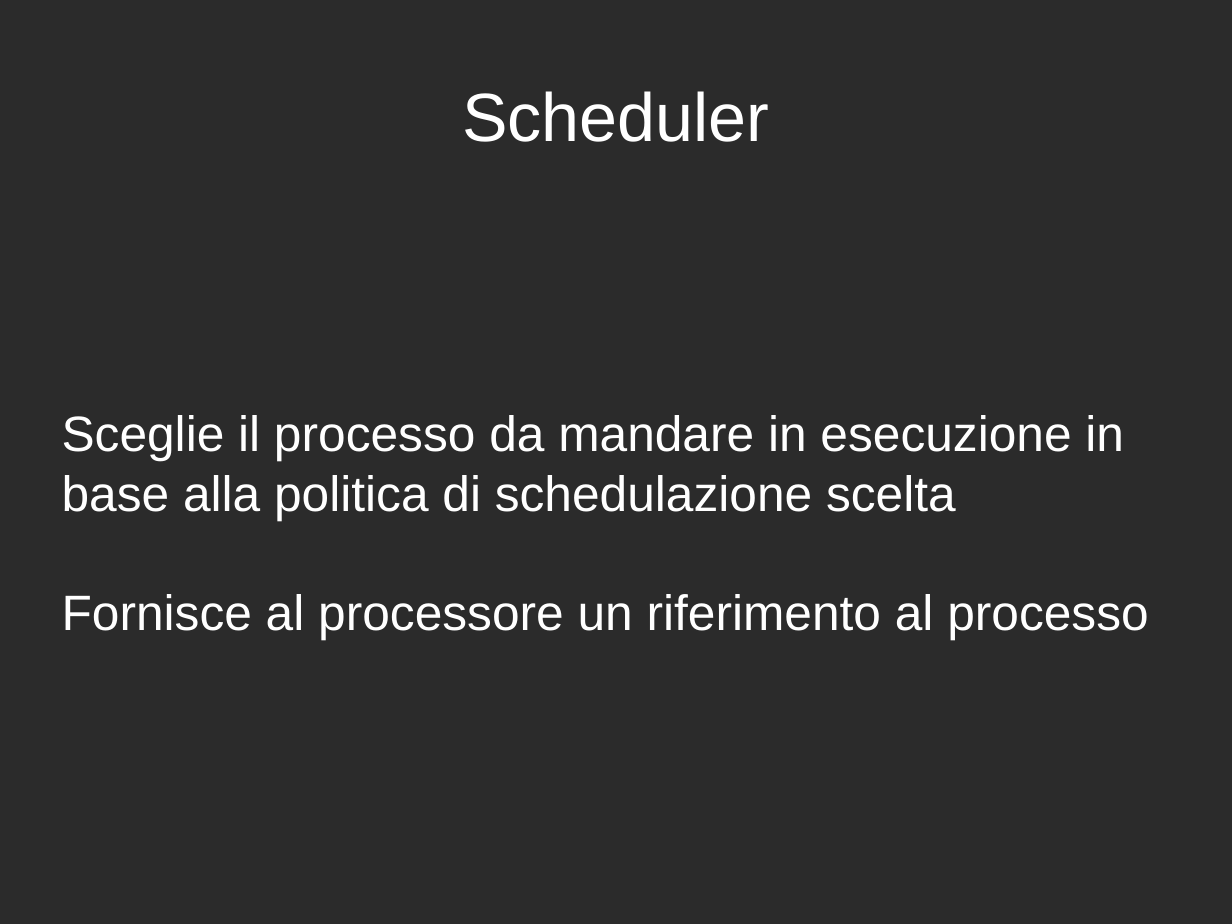
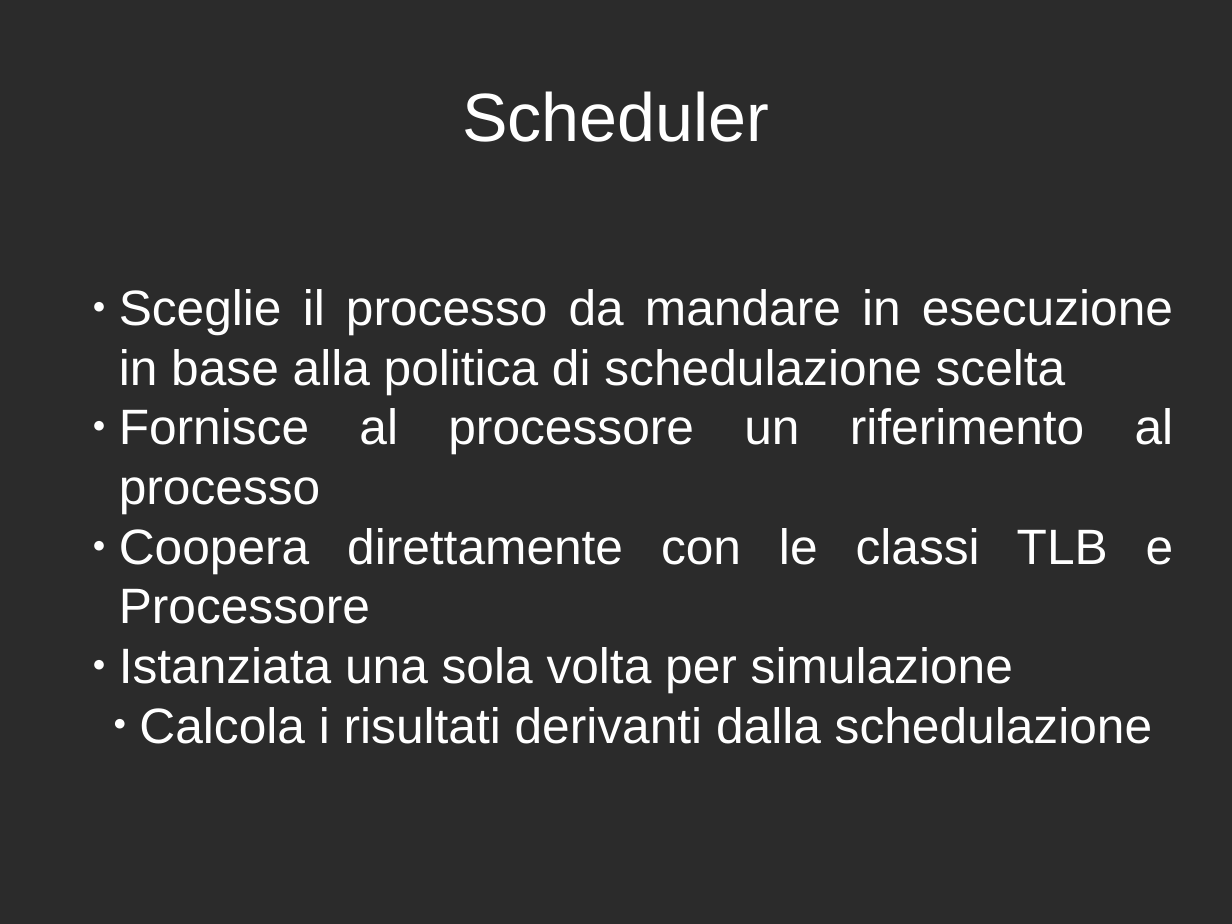
Before and after one commit to danybony/sigem, a slide deck: slide 10 of doc/RPP/presentazione.odp. Drawn at 1232x924 pixels with LibreOffice and Linux fonts; fonts in the diff are those of the drawing; background and template pictures are left out; a plain dark background stands for a picture behind light text. Boxes give left, top, right and bottom in pixels: in the first picture for what was removed or moved away, otherwise in the second. Text is boxed around its words. In the diff, an @@ line names an element or a change of style, - is before the commit and + after.

```diff
--- a/doc/RPP/presentazione.odp
+++ b/doc/RPP/presentazione.odp
@@ subtitle at [119, 289, 1174, 744]: text changed @@
-Sceglie il processo da mandare in esecuzione in base alla politica di schedulazione scelta
-Fornisce al processore un riferimento al processo
+  ● Sceglie il processo da mandare in esecuzione in base alla politica di schedulazione scelta
+  ● Fornisce al processore un riferimento al processo
+  ● Coopera direttamente con le classi TLB e Processore
+  ● Istanziata una sola volta per simulazione
+  ● Calcola i risultati derivanti dalla schedulazione
```
Also in this commit, not shown: 14 other slides changed, 2 slides added.
